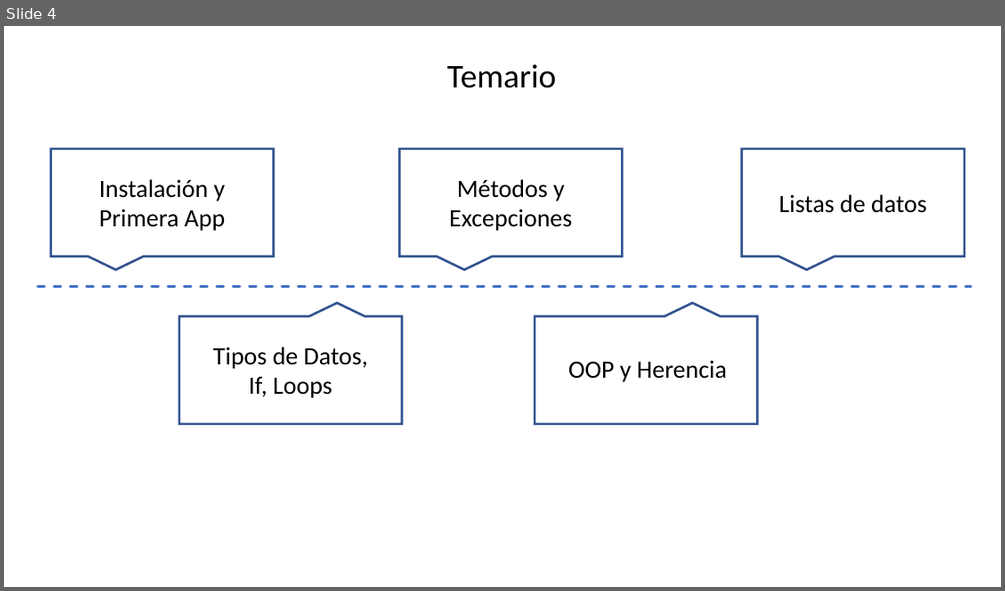
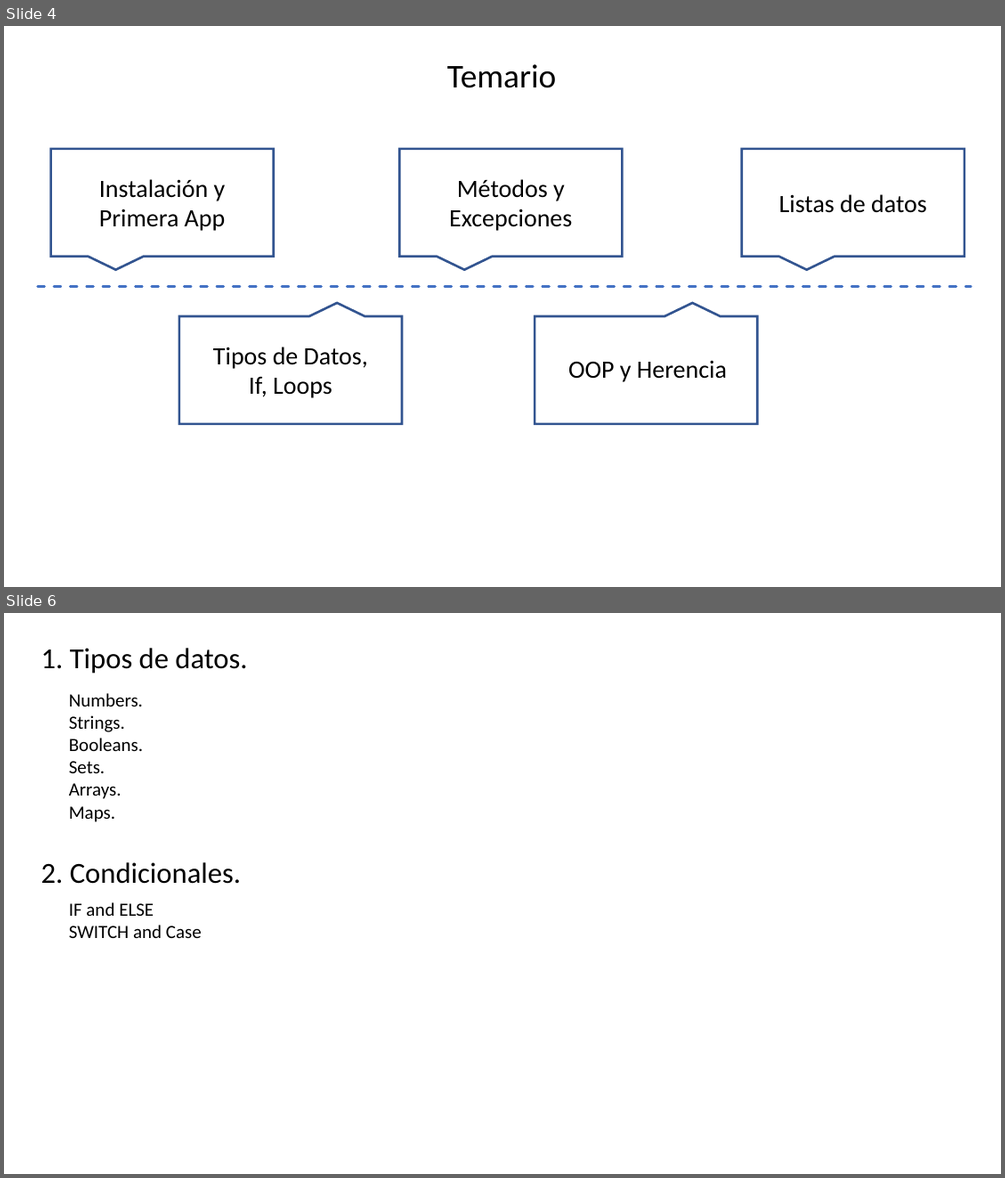
Before and after one commit to javico2609/curso-flutter, a slide deck: doc/temario.pptx. Shown one above the other, each under a label of ours: slide 4 before the commit, slides 4 and 6 after it; the slides between them are not shown. The pictures are 1005x591 and 1005x1178 pixels, drawn with LibreOffice and Linux fonts; fonts in the diff are those of the drawing. Boxes give left, top, right and bottom in pixels: in the first picture for what was removed or moved away, otherwise in the second. Text is boxed around its words. In the diff, an @@ line names an element or a change of style, - is before the commit and + after.

Commit message:
chore: add conditionals and switch option

```diff
--- a/doc/temario.pptx
+++ b/doc/temario.pptx
@@ slide 6 added at box(4, 613, 1001, 1174), background #FFFFFF @@
@@ text added at box(41, 648, 247, 674), 28 pt, text #000000 @@
+1. Tipos de datos.
@@ text added at box(69, 693, 143, 822), 18 pt, text #000000 @@
+Numbers.
+Strings.
+Booleans.
+Sets.
+Arrays.
+Maps.
@@ text added at box(41, 862, 241, 884), 28 pt, text #000000 @@
+2. Condicionales.
@@ text added at box(69, 902, 202, 938), 18 pt, text #000000 @@
+IF and ELSE
+SWITCH and Case
```
Also in this commit, not shown: 4 other files.
